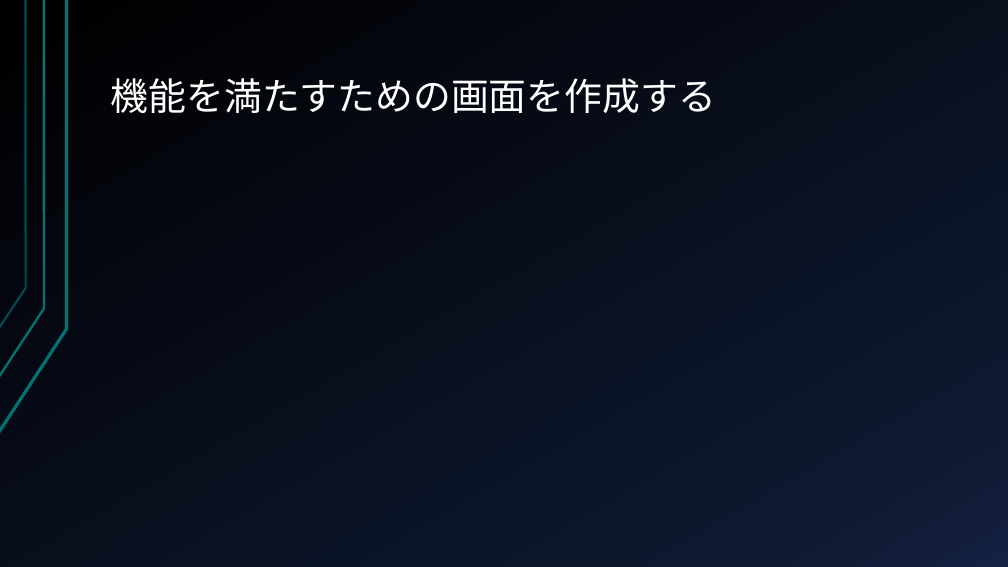
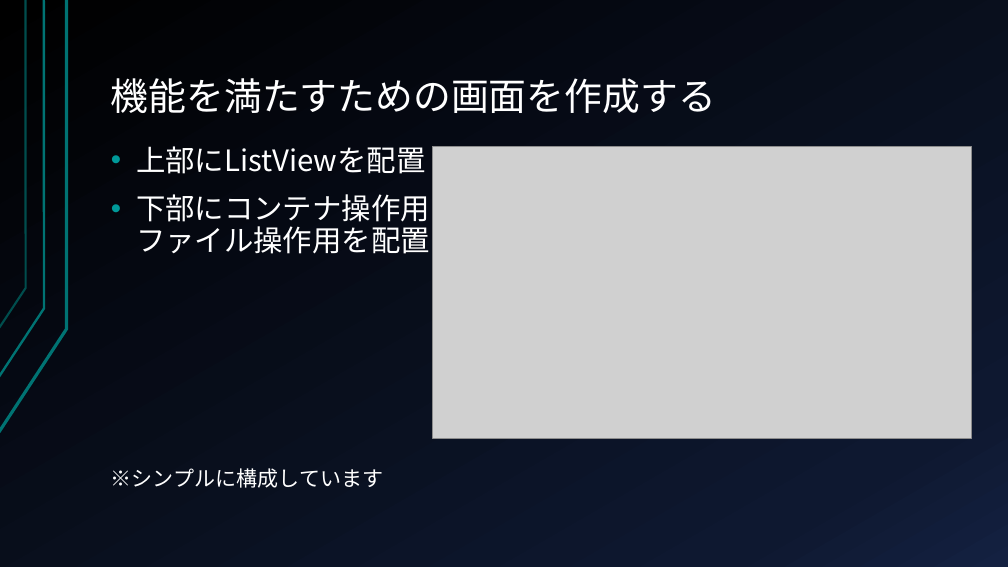
Before and after one commit to CryEarth/StorageUWPApps, a slide deck: slide 24 of チュートリアルなど.pptx (slide 22 before the commit). Drawn at 1008x567 pixels with LibreOffice and Linux fonts; fonts in the diff are those of the drawing; grey boxes stand for pictures. Boxes give left, top, right and bottom in pixels: in the first picture for what was removed or moved away, otherwise in the second. Text is boxed around its words. In the diff, an @@ line names an element or a change of style, - is before the commit and + after.

```diff
--- a/チュートリアルなど.pptx
+++ b/チュートリアルなど.pptx
@@ text added at <box>111,146,430,488</box>, 28 pt, text #FFFFFF @@
+• 上部にListViewを配置
+• 下部にコンテナ操作用
+  ファイル操作用を配置
+※シンプルに構成しています
@@ picture added at <box>433,147,972,439</box> @@
```
Also in this commit, not shown: 2 other slides changed, 2 slides added, 6 other files.
